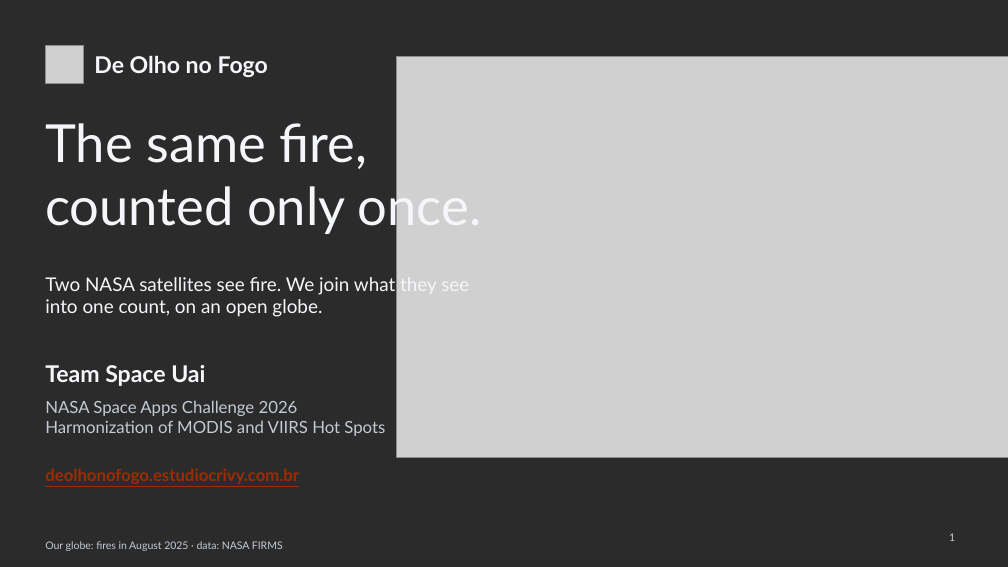
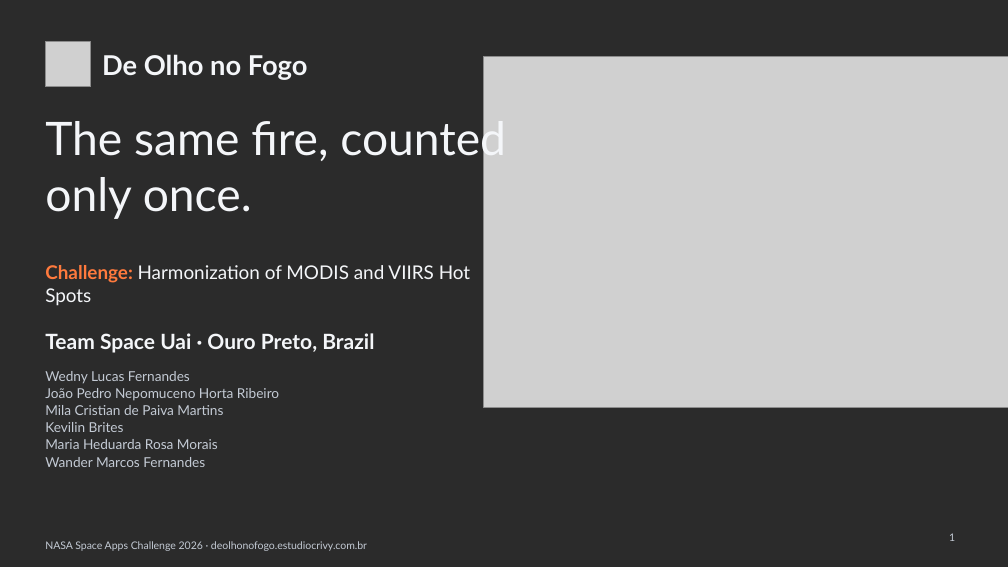
Before and after one commit to WednyFernandes/de-olho-no-fogo, a slide deck: slide 1 of public/apresentacao/de-olho-no-fogo-space-apps-2026-en.pptx. Drawn at 1008x567 pixels with LibreOffice and Linux fonts; fonts in the diff are those of the drawing; grey boxes stand for pictures; background and template pictures are left out; a plain dark background stands for a picture behind light text. Boxes give left, top, right and bottom in pixels: in the first picture for what was removed or moved away, otherwise in the second. Text is boxed around its words. In the diff, an @@ line names an element or a change of style, - is before the commit and + after.

```diff
--- a/public/apresentacao/de-olho-no-fogo-space-apps-2026-en.pptx
+++ b/public/apresentacao/de-olho-no-fogo-space-apps-2026-en.pptx
@@ picture: place and size @@
-picture at <box>45,45,83,83</box>
+picture at <box>45,42,91,87</box>
@@ text "De Olho no Fogo": place and size @@
-text "De Olho no Fogo" at <box>94,56,268,77</box>
+text "De Olho no Fogo" at <box>102,54,308,80</box>
@@ text "De Olho no Fogo" at <box>102,54,308,80</box>: size 22 to 26 pt @@
@@ picture: place and size @@
-picture at <box>397,57,1008,457</box>
+picture at <box>484,57,1008,408</box>
@@ text "The same fire, counted only ..." at <box>45,115,506,219</box>: size 50 to 44 pt @@
@@ text at <box>45,265,470,306</box>: text changed @@
-Two NASA satellites see fire. We join what they see into one count, on an open globe.
+Challenge: Harmonization of MODIS and VIIRS Hot Spots
@@ text at <box>45,333,374,353</box>: text changed; size 22 to 20 pt @@
-Team Space Uai
+Team Space Uai · Ouro Preto, Brazil
@@ text at <box>45,371,279,467</box>: text changed; size 16 to 13 pt @@
-NASA Space Apps Challenge 2026
-Harmonization of MODIS and VIIRS Hot Spots
+Wedny Lucas Fernandes
+João Pedro Nepomuceno Horta Ribeiro
+Mila Cristian de Paiva Martins
+Kevilin Brites
+Maria Heduarda Rosa Morais
+Wander Marcos Fernandes
@@ text "NASA Space Apps Challenge 2026 ..." at <box>45,541,367,551</box>: vertical alignment top to bottom @@
@@ text at <box>45,541,367,551</box>: text changed; size 16 to 10 pt; text colour #9C2C05 to #C3CAD4; bold off @@
-deolhonofogo.estudiocrivy.com.br
+NASA Space Apps Challenge 2026 · deolhonofogo.estudiocrivy.com.br
@@ text removed at <box>45,541,283,551</box> @@
-Our globe: fires in August 2025 · data: NASA FIRMS
```
Also in this commit, not shown: 3 other slides changed, 3 slides added, 3 slides removed, 8 other files.
